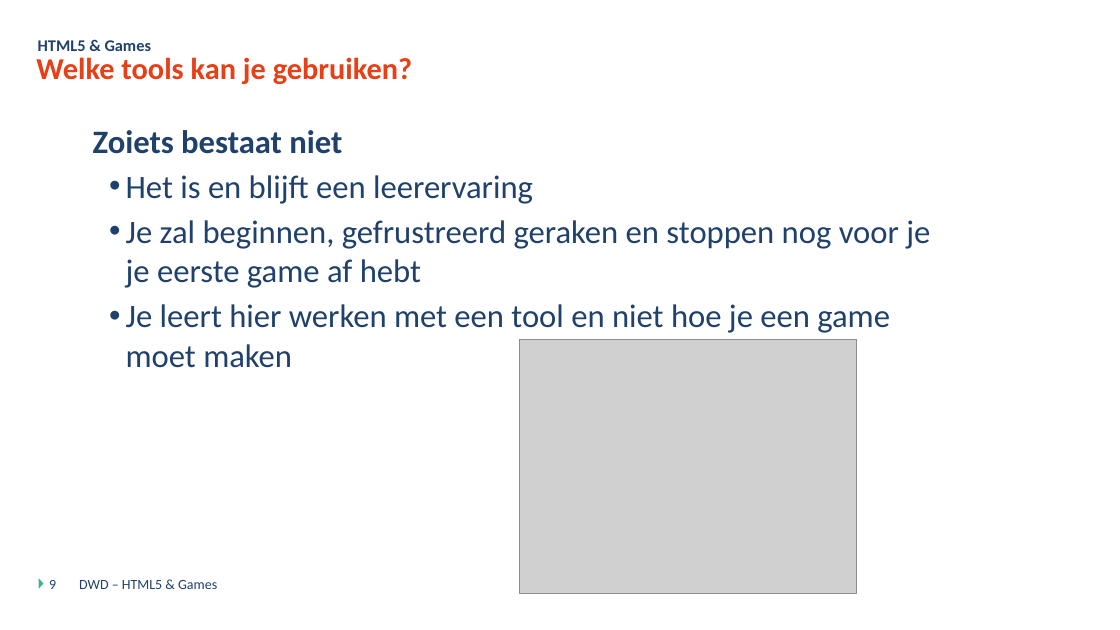
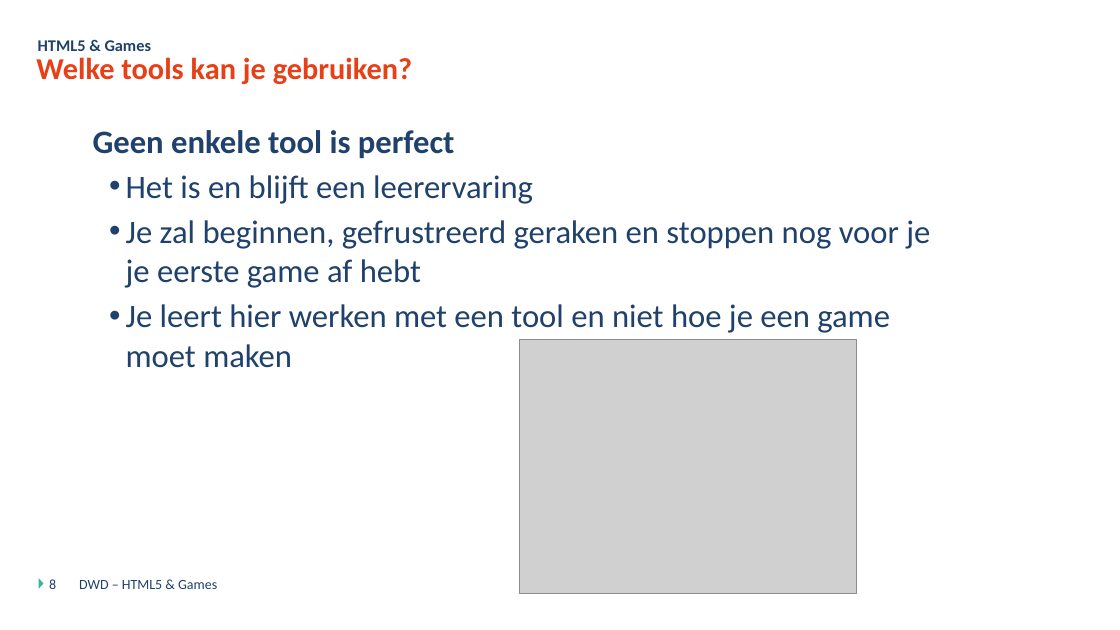
Before and after one commit to DmitriyVdE/Odisee_Bru_Dyn_Web_Dev_Opdracht, a slide deck: slide 8 of DWD - Javascript Games - Theorie.pptx (slide 9 before the commit). Drawn at 1120x630 pixels with LibreOffice and Linux fonts; fonts in the diff are those of the drawing; grey boxes stand for pictures; background and template pictures are left out. Boxes give left, top, right and bottom in pixels: in the first picture for what was removed or moved away, otherwise in the second. Text is boxed around its words. In the diff, an @@ line names an element or a change of style, - is before the commit and + after.

```diff
--- a/DWD - Javascript Games - Theorie.pptx
+++ b/DWD - Javascript Games - Theorie.pptx
@@ text at [93, 130, 455, 158]: text changed @@
-Zoiets bestaat niet
+Geen enkele tool is perfect
@@ page number at [49, 579, 56, 589]: text changed @@
-9
+8
```
Also in this commit, not shown: 2 other slides changed, 1 slide removed.
